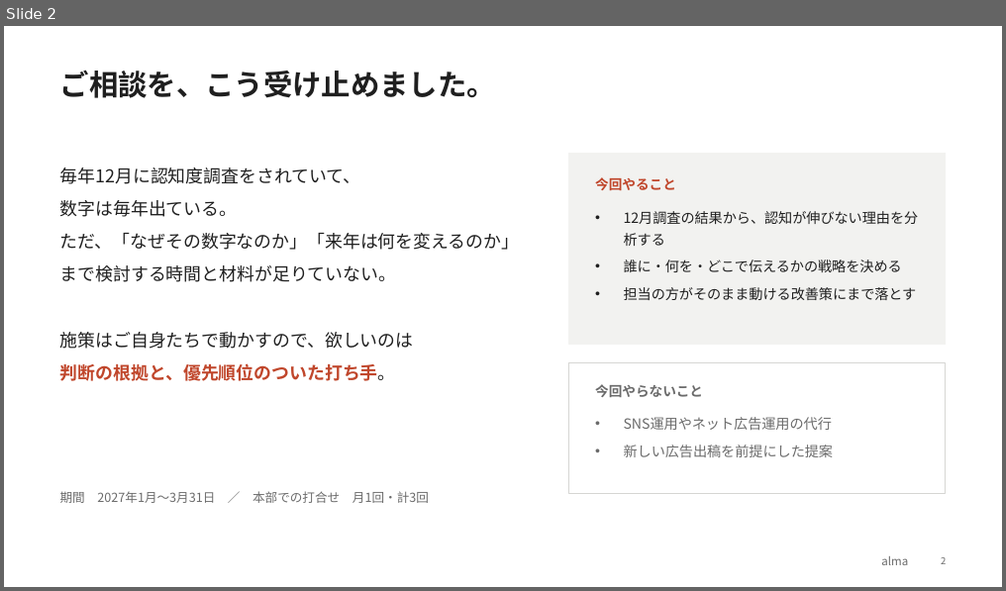
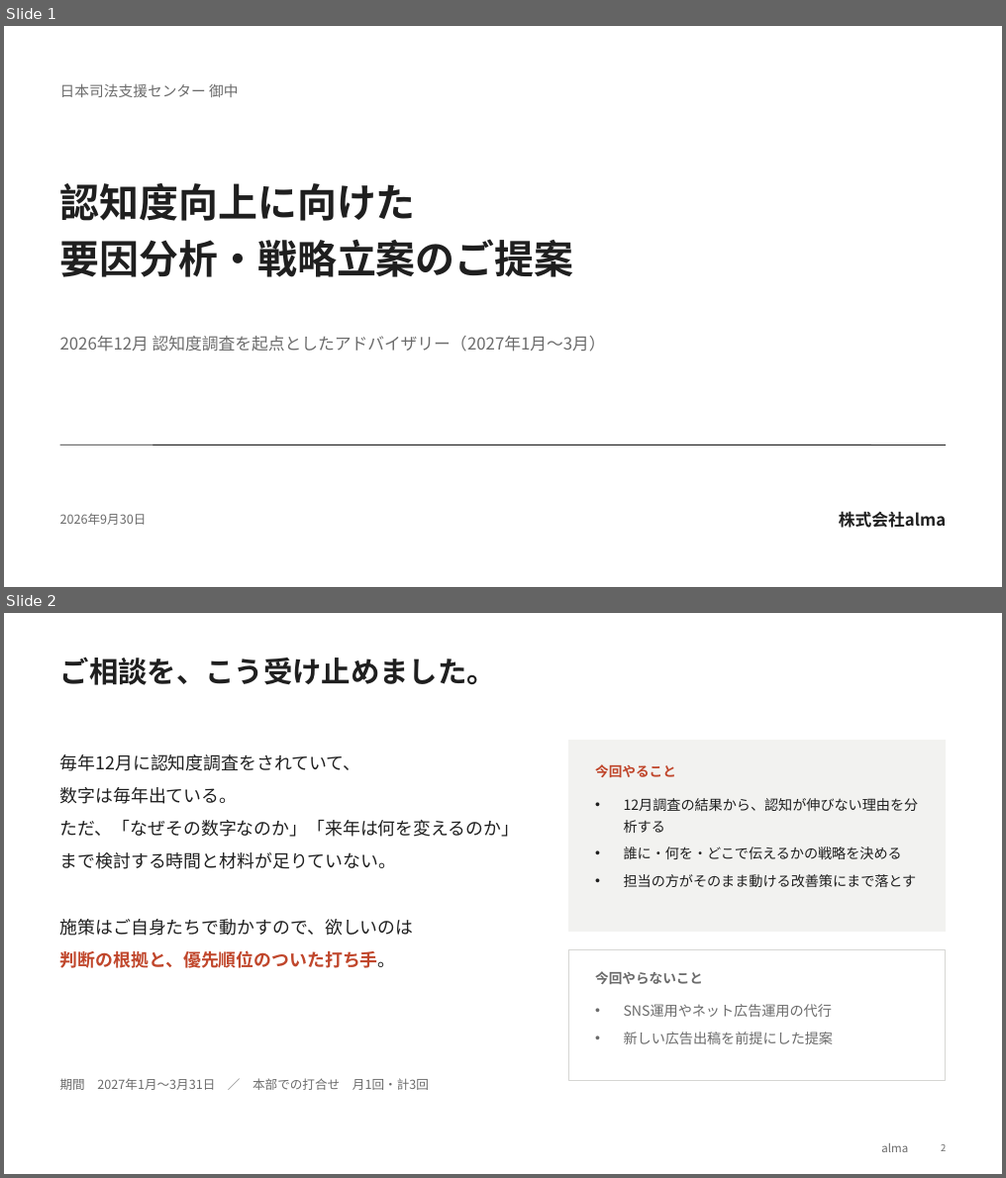
Before and after one commit to araiezes-ai/my-website, a slide deck: proposals/alma_houterasu_proposal_20260930.pptx. Shown one above the other, each under a label of ours: slide 2 before the commit, slides 1 and 2 after it. The pictures are 1006x591 and 1006x1178 pixels, drawn with LibreOffice and Linux fonts; fonts in the diff are those of the drawing. Boxes give left, top, right and bottom in pixels: in the first picture for what was removed or moved away, otherwise in the second. Text is boxed around its words. In the diff, an @@ line names an element or a change of style, - is before the commit and + after.

```diff
--- a/proposals/alma_houterasu_proposal_20260930.pptx
+++ b/proposals/alma_houterasu_proposal_20260930.pptx
@@ slide 1 added at bbox=[4, 26, 1002, 587], background #FFFFFF @@
@@ text added at bbox=[60, 83, 238, 97], 14 pt, text #6B6B6B @@
+日本司法支援センター 御中
@@ text added at bbox=[60, 183, 574, 277], 38 pt, text #1F1F1F, bold @@
+認知度向上に向けた
+要因分析・戦略立案のご提案
@@ text added at bbox=[60, 336, 606, 352], 16 pt, text #6B6B6B @@
+2026年12月 認知度調査を起点としたアドバイザリー（2027年1月〜3月）
@@ line added from (60, 445) to (945, 445), #1F1F1F 0.75 pt @@
@@ text added at bbox=[60, 513, 147, 525], 12 pt, text #6B6B6B @@
+2026年9月30日
@@ text added at bbox=[839, 511, 945, 528], 16 pt, text #1F1F1F, bold @@
+株式会社alma
```
Also in this commit, not shown: 8 slides changed, 5 other slides added, 5 slides removed.
